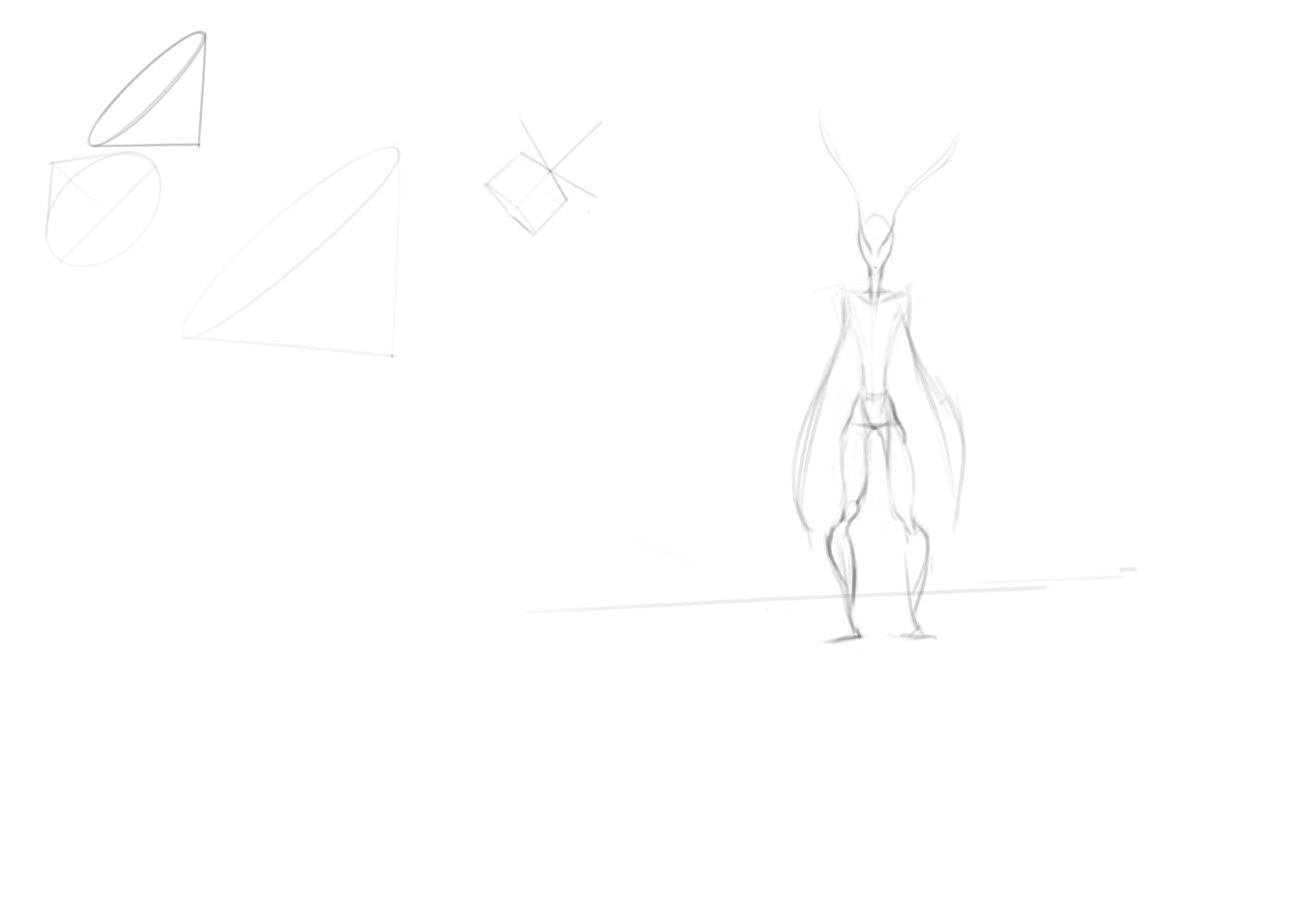
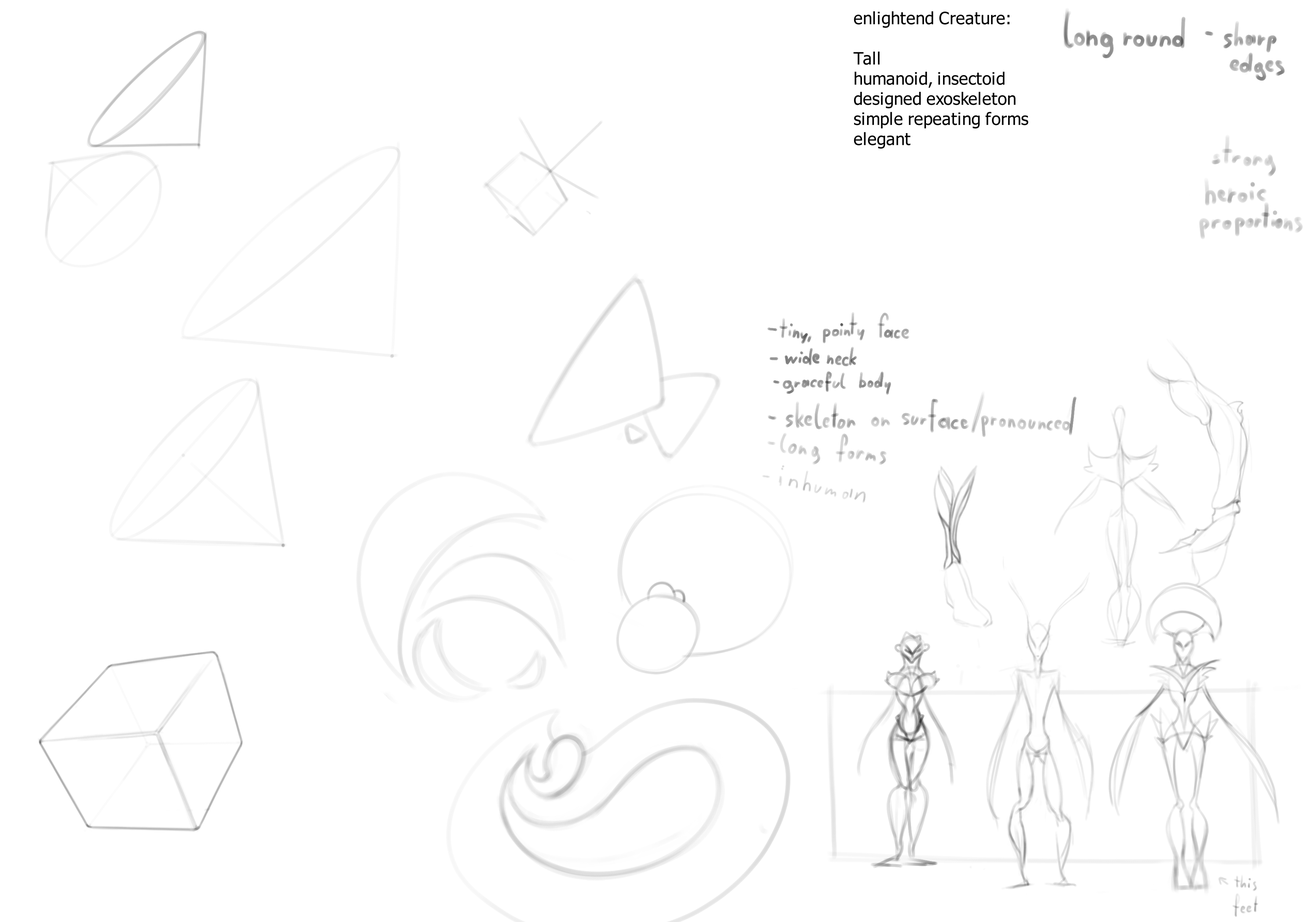
Revision of a layered 1305x922 image; what changed, layer by layer:
renamed "Paint Layer 1" to "fast skizzen Merged", painted on it over [37,7,1303,922]
removed layer "creature" from group "Group 2" over [62,7,1214,715]
removed layer "Paint Layer 3" from group "Group 2" over [499,261,1143,619]
added layer "graphic contrast" in group "Group 2" over [737,642,1280,918]
